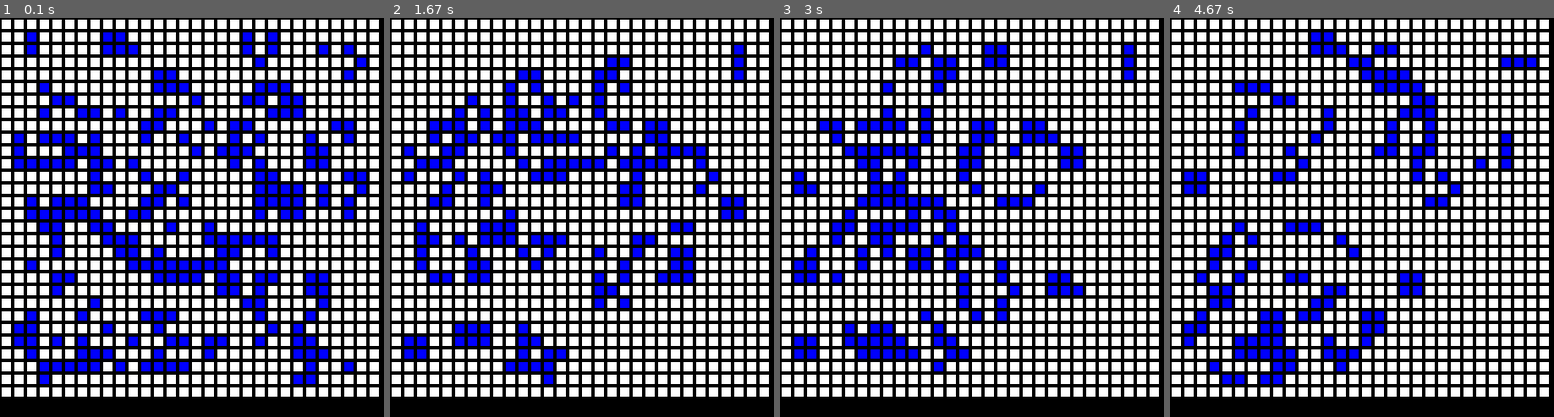
Above: before the commit, frames 1-4 (left to right).
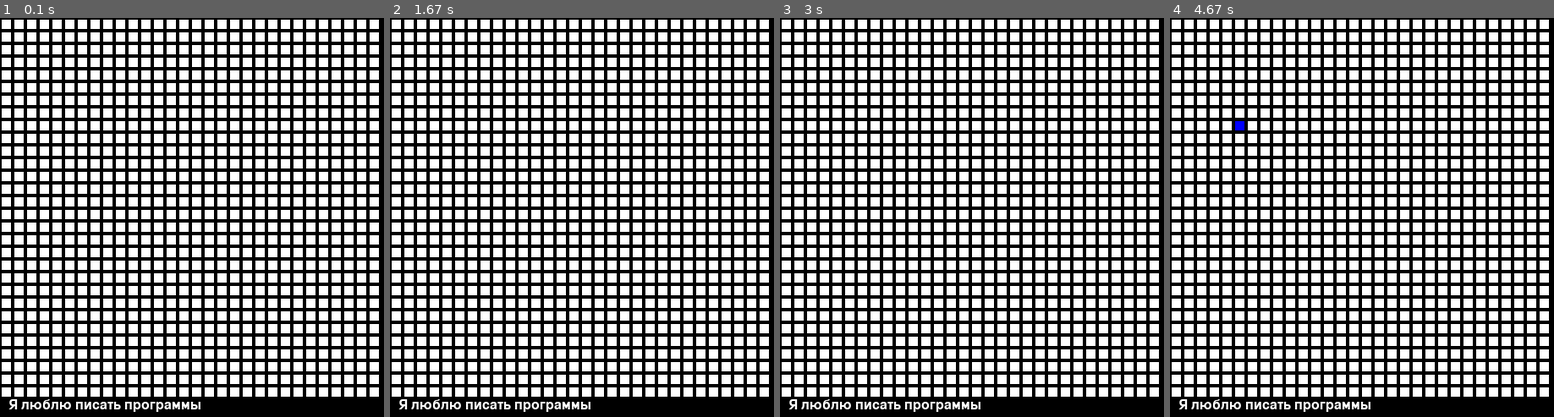
Above: after the commit, the same moments.

Repository: KayAltos9104/PygameLife
Game: pygame game, started from main.py
Same seed, same stepped clock (60 frames per second), same inputs: the game is played once before the commit and once after it.
Inputs (mouse positions are in pixels of both pictures, inside the frame that each line leads up to):
- Up to frame 1 (0.1 s): no input
- Up to frame 2 (1.67 s): tap Space at 0.33 s; click (532, 225) at 0.85 s
- Up to frame 3 (3 s): right-click (922, 141) at 1.92 s
- Up to frame 4 (4.67 s): tap Space at 3.47 s; move the mouse to (1235, 129) at 4.13 s; click (1235, 129) at 4.4 s

The runs differ from the first frame. In frame 1, 13% of the frame differs, in the area x 2-96%, y 3-99%; in frame 2, 9.7%; in frame 3, 8.9%; in frame 4, 7.8%.

Commit message:
Добавил простейший интерфейс управления

Diff:
--- a/main.py
+++ b/main.py
@@ -27,21 +27,64 @@
 
 def main():
     gof = GameOfLife(30, 30)
-    gof.initialize(30)
+    gof.initialize(0)
 
     pygame.init()
+    pygame.font.init()
     screen = pygame.display.set_mode((640, 480))
     pygame.display.set_caption("Game of Life")
     clock = pygame.time.Clock()
     is_running = True
+    # В начале программы ставим игру на паузу
+    is_paused = True
+    # Переменная, в которой хранится шрифт
+    main_font = pygame.font.Font(None, 24)
+
     while is_running:
         for event in pygame.event.get():
             # проверить закрытие окна
             if event.type == pygame.QUIT:
                 is_running = False
-        gof.run_transition_rule()
+            # Если тип события - нажатая клавиша
+            if event.type == pygame.KEYDOWN:
+                # Если эта клавиша - пробел
+                if event.key == pygame.K_SPACE:
+                    # Если была пауза, то снимаем
+                    if is_paused == True:
+                        is_paused = False
+                    # Если паузы не было, то ставим на паузу
+                    else:
+                        is_paused = True
+            # Если нажата кнопка мыши
+            if event.type == pygame.MOUSEBUTTONDOWN:
+                # Записываем позицию курсора в пикселях
+                cursor_pos = event.pos
+                # Считаем индекс клетки по Х
+                x_pos = cursor_pos[0] // 15
+                # Считаем индекс клетки по Y
+                y_pos = cursor_pos[1] // 15
+                # Создаем переменную, в которую пишем новое состояние
+                # Сначала пишем туда текущее состояние клетки, что не было ошибок,
+                # если нажатие не будет обработано (например, нажата вторая кнопка мыши)
+                new_state = gof.field[y_pos][x_pos]
+                # Если нажата левая кнопка, то новое состояние - живая
+                if event.button == 1:
+                    new_state = 1
+                # Если нажата правая кнопка, то новое состояние - неживая
+                elif event.button == 3:
+                    new_state = 0
+                # Пишем в массив новое состояние клетки
+                gof.field[y_pos][x_pos] = new_state
+        # Если игра на паузе, то не обновляем состояние автомата, но рисовка
+        # все равно должна быть!
+        if is_paused == False:
+            gof.run_transition_rule()
         screen.fill((0, 0, 0))
         render_pygame(gof.field, screen)
+
+        text1 = main_font.render('Я люблю писать программы', True, (255, 255, 255))
+        screen.blit(text1, (10, 450))
+
         pygame.display.flip()
         # держим цикл на правильной скорости
         clock.tick(60)
